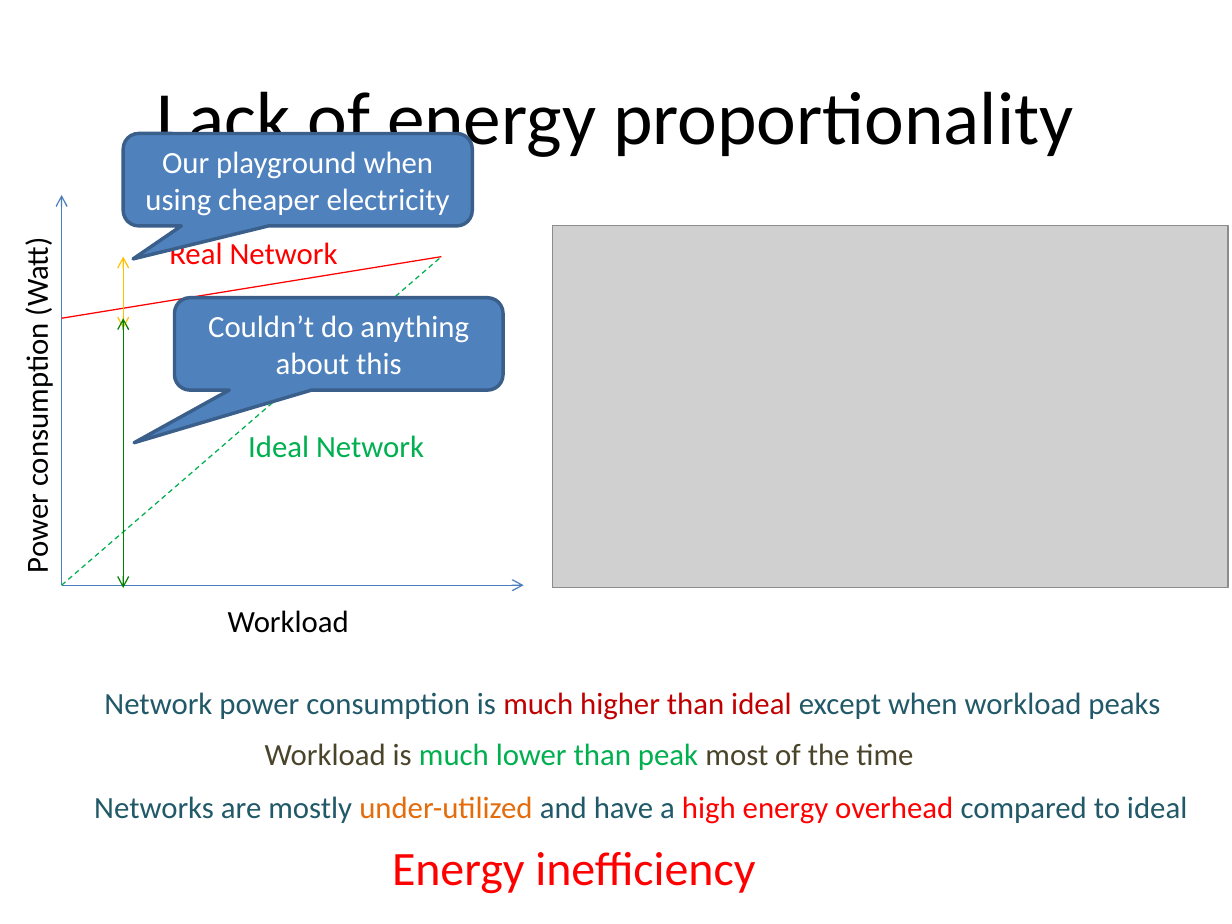
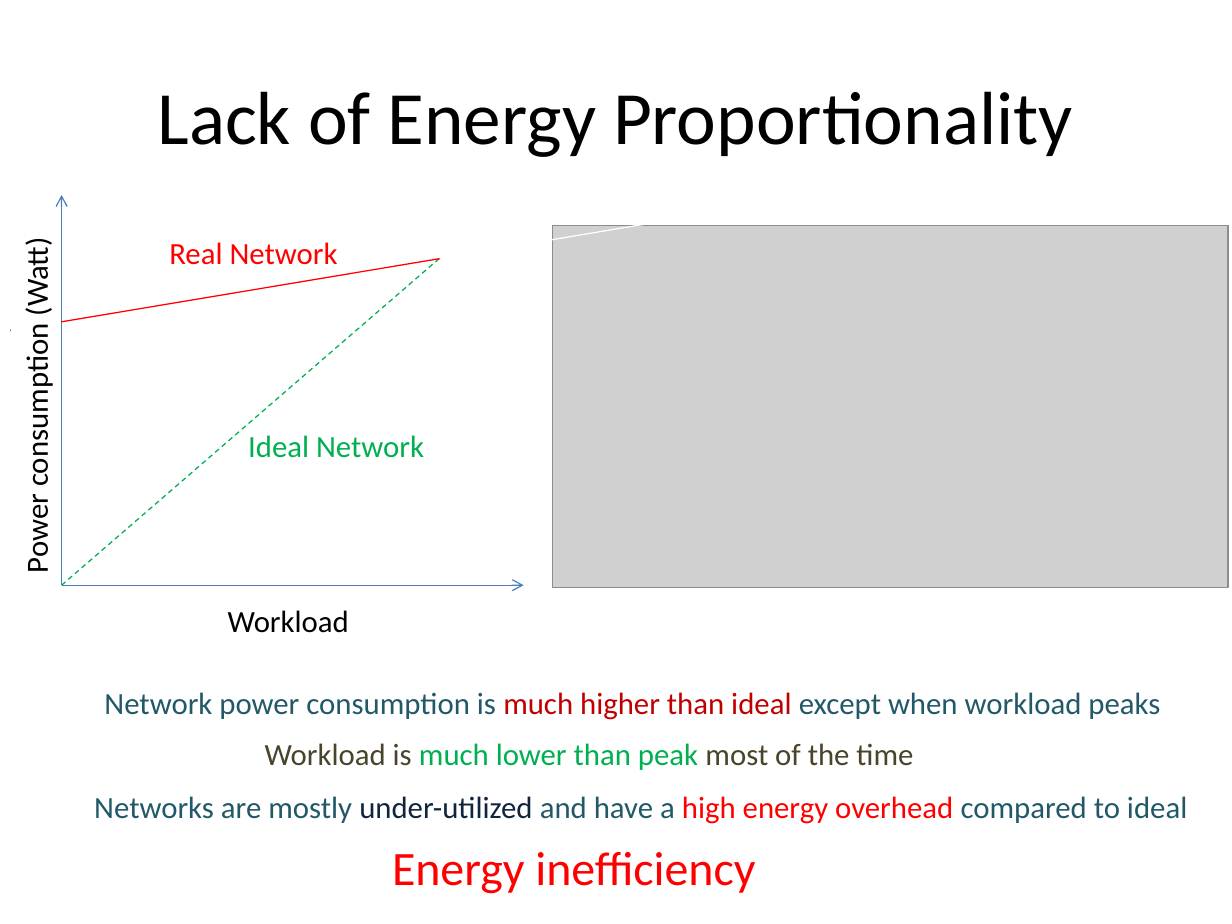
Before and after one commit to msaqib/Dissertation, a slide deck: slide 7 of RED-BLv2.pptx (slide 21 before the commit). Drawn at 1232x924 pixels with LibreOffice and Linux fonts; fonts in the diff are those of the drawing; grey boxes stand for pictures. Boxes give left, top, right and bottom in pixels: in the first picture for what was removed or moved away, otherwise in the second. Text is boxed around its words. In the diff, an @@ line names an element or a change of style, - is before the commit and + after.

```diff
--- a/RED-BLv2.pptx
+++ b/RED-BLv2.pptx
@@ title at (157,91,1073,157): text changed @@
-Lack of energy proportionality
+Lack of Energy Proportionality
@@ rounded speech box removed at (123,133,472,225) @@
-Our playground when using cheaper electricity
@@ line added from (440, 259) to (870, 186), #FFFFFF 0.75 pt @@
@@ rectangle "Power consumption (Watt)": place and size @@
-rectangle "Power consumption (Watt)" at (19,244,57,571)
+rectangle "Power consumption (Watt)" at (11,221,60,585)
@@ rectangle "Power consumption (Watt)" at (11,221,60,585): fill none to #FFFFFF @@
@@ line moved from (62, 318) - (441, 256) to (10, 330) - (441, 259) @@
@@ double arrow removed from (123, 256) to (123, 329) @@
@@ rounded speech box removed at (175,298,504,391) @@
-Couldn’t do anything about this
@@ double arrow removed from (123, 318) to (123, 588) @@
@@ text "Networks are mostly under-utilized and ..." at (94,796,1187,824): text colour #E46C0A to #0F243E in "under-utilized" @@
```
Also in this commit, not shown: 26 other slides changed, 4 slides added, 18 slides removed.
